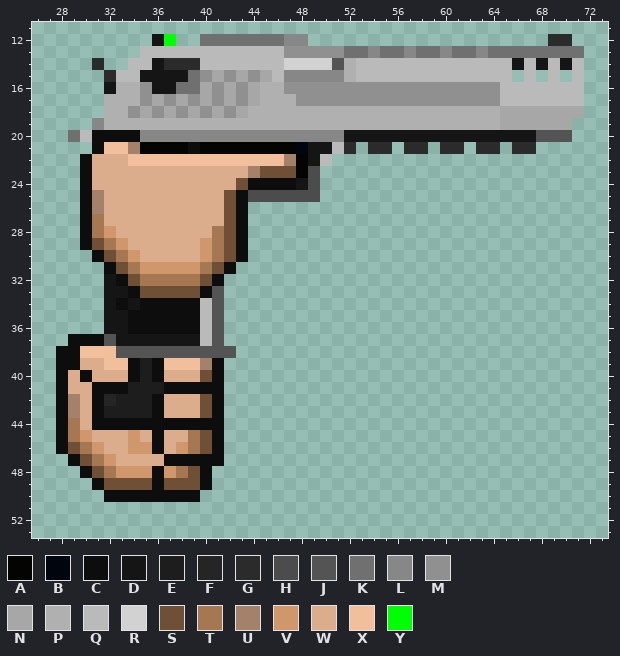
Two states of a sprite sheet, src/domain/resources/images/weapons/pistols/deagle/reload/12.png. Above: the version before the commit.
The file is 100x76 pixels. Colours within 5 levels of each other are drawn and written as one. Shown: x 26..73, y 11..53.
Palette (. is transparent): A #040403  B #01050e  C #0d0d0d  D #151515  E #1d1d1d  F #252525  G #2b2b2b  H #4c4c4c  J #545454  K #707070  L #878787  M #909090  N #a7a7a7  P #b0b0b0  Q #bababa  R #d2d2d2  S #6f5037  T #a57753  U #a3816a  V #d1976c  W #dcad8c  X #f2bf9c  Y #00ff02
Pixels before, first column x 28:
12 ........DY..KKKKKKKLL....................GG.
13 .......QQQQQQQQQQQQMMMMMKKLKKLKKLKKLKKKKKKKK
14 ...G..QQDGGGQQQQQQQRRRRJPQQQQQQQQQQQQQDQDQDQ
15 ....GQQDDDDKMNMNMNQLLLLLPQQQQQQQQQQQQQ.Q.Q.Q
16 ....DPPMDDKKNMNMNPPMMMMMMMMMMMMMMMMMMQQQQQQQ
17 ....PPPMNMNMNMNMNPPPMMMMMMMMMMMMMMMMMQQQQQQQ
18 ....PPMNMNMNMNMNPPPPPPPPPPPPPPPPPPPPPNNNNNNN
19 ...LPPPPPPPPPPPPPPPPPPPPPPPPPPPPPPPPPNNNNNN.
20 .KQCCCCLLLLLLLLLLLLLLLLLDDDDDDDDDDDDDDDDJJJ.
21 ...CXXUAAAACAAAAAAAABDDQG.GG.GG.GG.GG.GG....
22 ..CWWWXXXXXXXXXXXXXUADQ.....................
23 ..CWWWWWWWWWWWWWUSSSAH......................
24 ..CWWWWWWWWWWWWSCCCCDH......................
25 ..CUWWWWWWWWWWSCHHHHHH......................
26 ..CUWWWWWWWWWWSC............................
27 ..CTWWWWWWWWWWSC............................
28 ..CTVWWWWWWWWTSC............................
29 ..CSTVWWWWWWVTSC............................
30 ...CSTVWWWWWVTSC............................
31 ....CSTVVVVVTSC.............................
32 ....DCSTTTTTSC..............................
33 ....DDCSSSSSCJ..............................
34 ....DCDCCCCCQJ..............................
35 ....DDCCCCCCQJ..............................
36 ....DDCCCCCCQJ..............................
37 .CCCJDDDDDDDQJ..............................
38 CCXXXJJJJJJJJJJ.............................
39 CCWWXXCECXXXUC..............................
40 CWCWWWCECWWWSC..............................
41 CWWCCCEEECCCCC..............................
42 CUWCFEEECWWWSC..............................
43 CUWCEEEECWWWSC..............................
44 CTWCCCCCCCCCCC..............................
45 CTVWWWVWCWWTSC..............................
46 CSTVWWVVCWVTSC..............................
47 .CSTVWWWWCCCCC..............................
48 ..CSTVVVCVTSC...............................
49 ...CSSSSCSSSC...............................
50 ....CCCCCCCC................................
Now the later version:
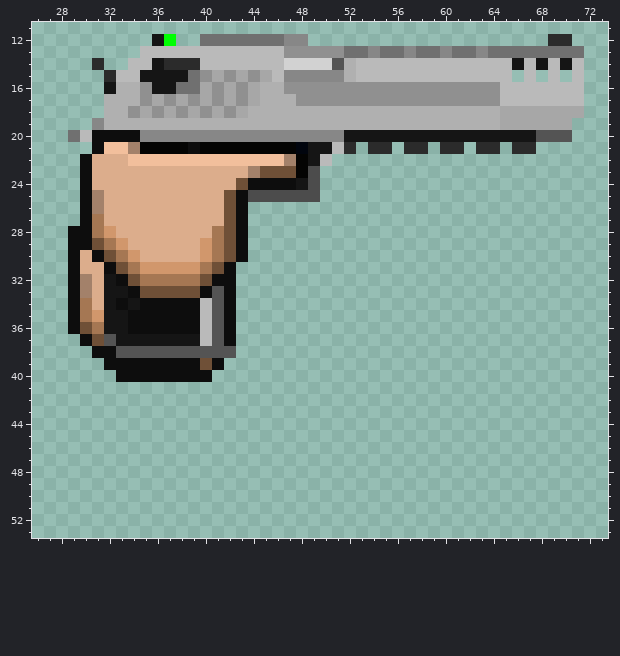
What changed:
{"y":28,"x":29,"old":".","new":"C"}
{"y":29,"x":29,"old":".","new":"C"}
{"y":30,"x":29,"old":"..","new":"CW"}
{"y":31,"x":29,"old":"...","new":"CWW"}
{"y":32,"x":29,"old":"...","new":"CUW"}
{"y":32,"x":42,"old":".","new":"C"}
{"y":33,"x":29,"old":"...","new":"CUW"}
{"y":33,"x":42,"old":".","new":"C"}
{"y":34,"x":29,"old":"...","new":"CTW"}
{"y":34,"x":42,"old":".","new":"C"}
{"y":35,"x":29,"old":"...","new":"CTV"}
{"y":35,"x":42,"old":".","new":"C"}
{"y":36,"x":29,"old":"...","new":"CST"}
{"y":36,"x":42,"old":".","new":"C"}
{"y":37,"x":29,"old":"C","new":"."}
{"y":37,"x":31,"old":"C","new":"S"}
{"y":37,"x":42,"old":".","new":"C"}
{"y":38,"x":28,"old":"CCXXX","new":"...CC"}
{"y":39,"x":28,"old":"CCWWXX","new":"....CC"}
{"y":39,"x":35,"old":"E","new":"C"}
{"y":39,"x":37,"old":"XXXU","new":"CCCS"}
{"y":40,"x":28,"old":"CWCWWW","new":".....C"}
{"y":40,"x":35,"old":"E","new":"C"}
{"y":40,"x":37,"old":"WWWSC","new":"CCCC."}
{"y":41,"x":28,"old":"CWWCCCEEECCCCC","new":".............."}
{"y":42,"x":28,"old":"CUWCFEEECWWWSC","new":".............."}
{"y":43,"x":28,"old":"CUWCEEEECWWWSC","new":".............."}
{"y":44,"x":28,"old":"CTWCCCCCCCCCCC","new":".............."}
{"y":45,"x":28,"old":"CTVWWWVWCWWTSC","new":".............."}
{"y":46,"x":28,"old":"CSTVWWVVCWVTSC","new":".............."}
{"y":47,"x":29,"old":"CSTVWWWWCCCCC","new":"............."}
{"y":48,"x":30,"old":"CSTVVVCVTSC","new":"..........."}
{"y":49,"x":31,"old":"CSSSSCSSSC","new":".........."}
{"y":50,"x":32,"old":"CCCCCCCC","new":"........"}
{"label":"changed","picture_box":[56,226,236,502]}
